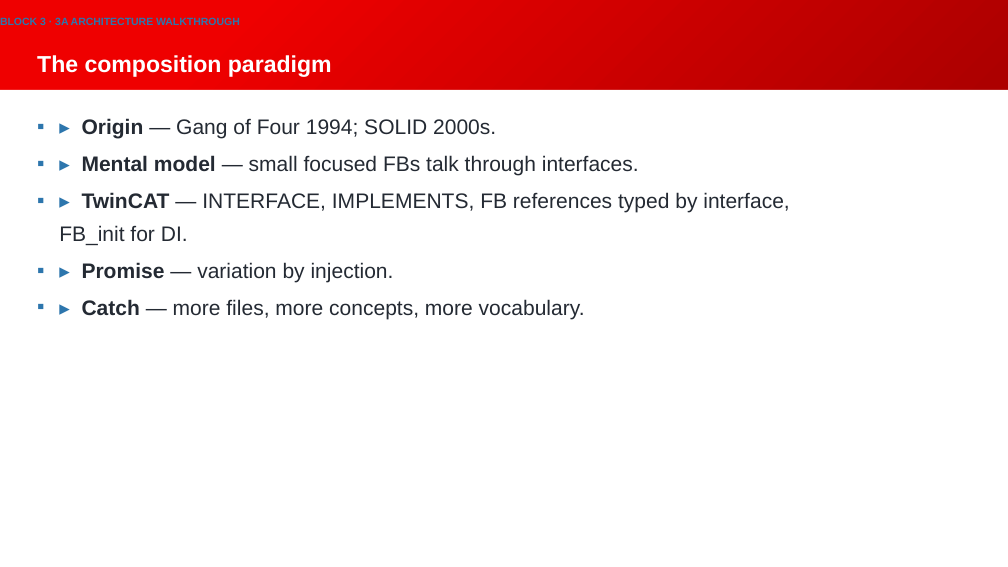
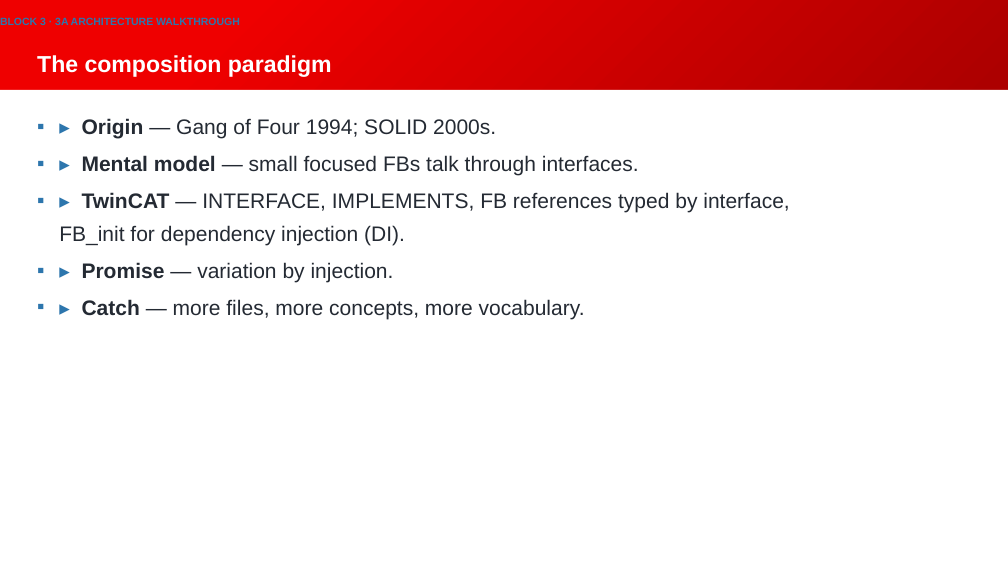
Before and after one commit to Beckhoff-USA-Community/Procedural_To_SOLID, a slide deck: slide 54 of presentation/NEM2026_workshop.pptx. Drawn at 1008x567 pixels with LibreOffice and Linux fonts; fonts in the diff are those of the drawing; background and template pictures are left out. Boxes give left, top, right and bottom in pixels: in the first picture for what was removed or moved away, otherwise in the second. Text is boxed around its words. In the diff, an @@ line names an element or a change of style, - is before the commit and + after.

```diff
--- a/presentation/NEM2026_workshop.pptx
+++ b/presentation/NEM2026_workshop.pptx
@@ text at (59,192,789,245): text changed @@
-▪ ▸ TwinCAT — INTERFACE, IMPLEMENTS, FB references typed by interface, FB_init for DI.
+▪ ▸ TwinCAT — INTERFACE, IMPLEMENTS, FB references typed by interface, FB_init for dependency injection (DI).
```
Also in this commit, not shown: 6 other slides changed, 2 slides added.
